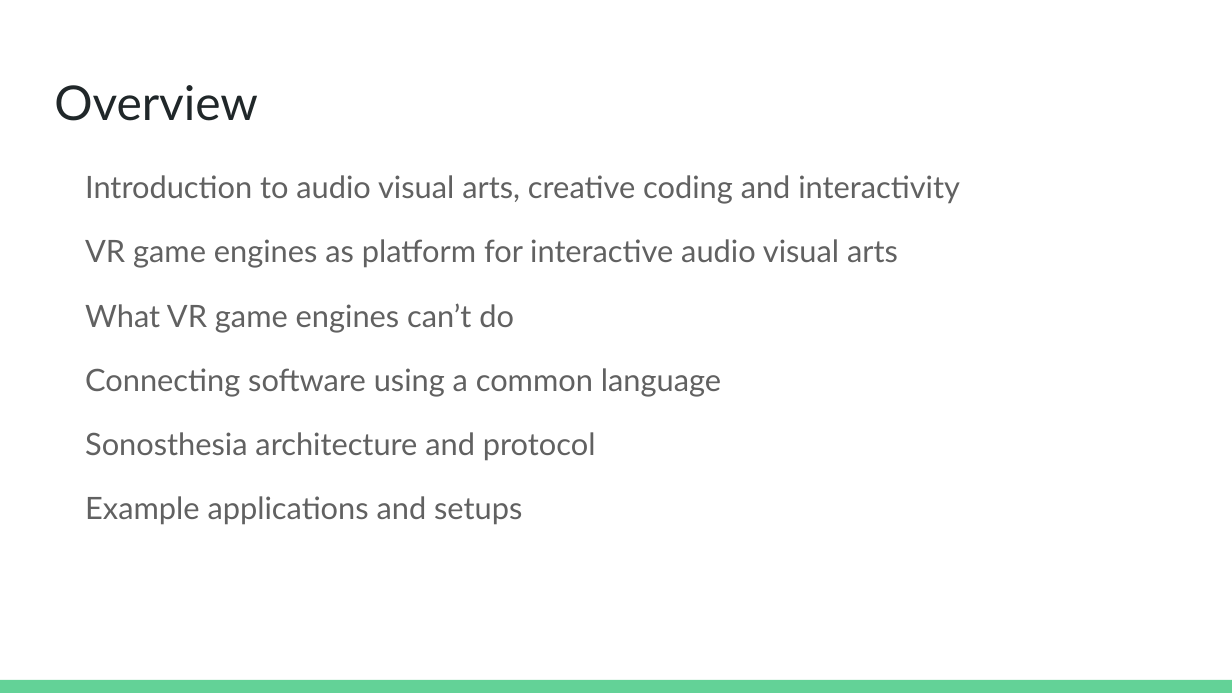
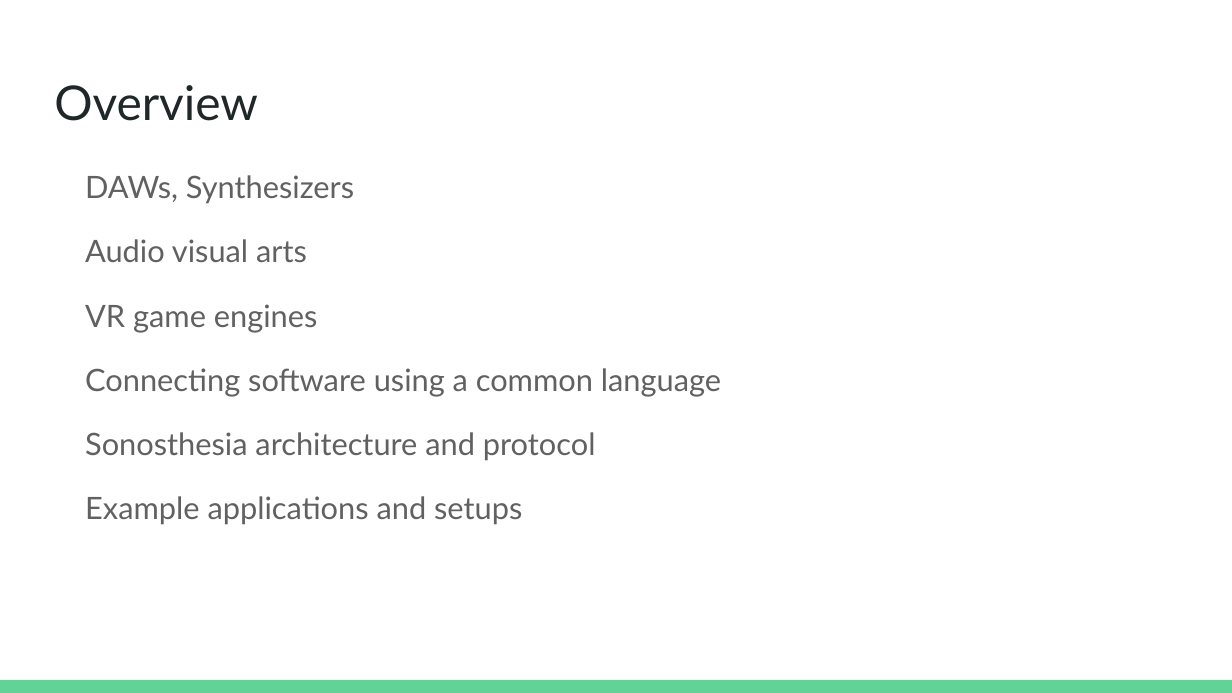
Before and after one commit to jbat100/sonosthesia-website, a slide deck: slide 2 of documents/presentation_2017.odp. Drawn at 1232x693 pixels with LibreOffice and Linux fonts; fonts in the diff are those of the drawing. Boxes give left, top, right and bottom in pixels: in the first picture for what was removed or moved away, otherwise in the second. Text is boxed around its words. In the diff, an @@ line names an element or a change of style, - is before the commit and + after.

Commit message:
Updated presentation

```diff
--- a/documents/presentation_2017.odp
+++ b/documents/presentation_2017.odp
@@ text at [85, 175, 354, 333]: text changed @@
-Introduction to audio visual arts, creative coding and interactivity
-VR game engines as platform for interactive audio visual arts
-What VR game engines can’t do
+DAWs, Synthesizers
+Audio visual arts
+VR game engines
```
Also in this commit, not shown: 3 other slides changed, 8 slides added, 2 slides removed.
